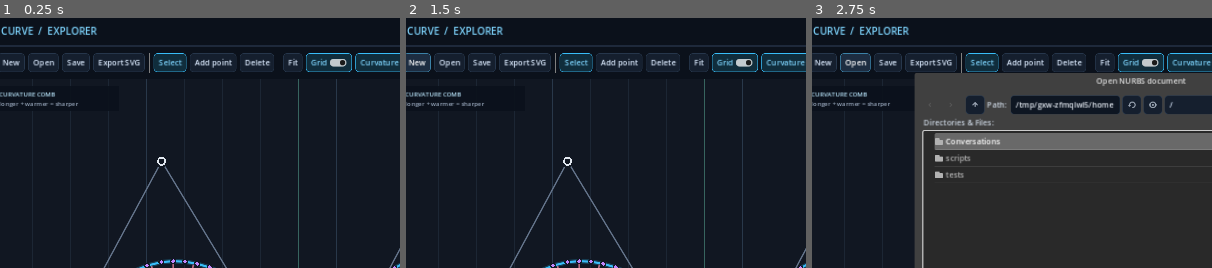
Above: before the commit, frames 1-3 (left to right).
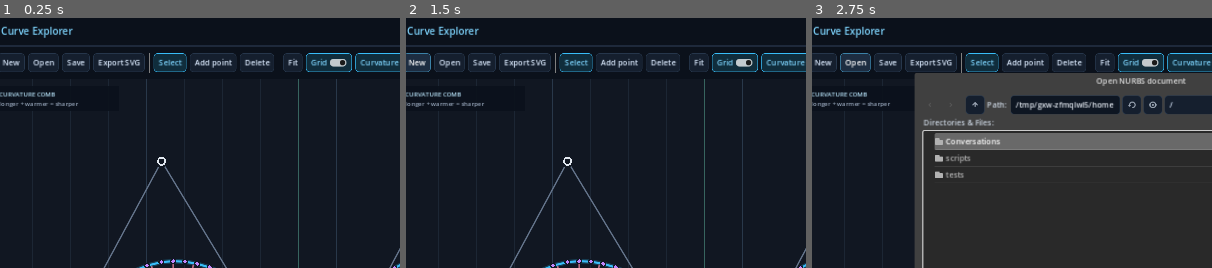
Above: after the commit, the same moments.

Repository: kvu787/CurveModeler
Game: Godot game, scene res://main.tscn
Two runs of this game, one before a commit and one after it. Both use one fixed random seed, a clock stepped at 60 frames per second and the inputs below.
Inputs:
- Up to frame 1 (0.25 s): no input
- Up to frame 2 (1.5 s): click "New" at 0.5 s; click "New" at 1.25 s
- Up to frame 3 (2.75 s): click "Open" at 2 s
The pictures show only the part of the screen within x 2-52%, y 0-50%; the shares and areas given below are measured in that part.

The runs differ from the first frame. In frame 1, 0.6% of the frame differs, in the area x 2-25%, y 3-8%; in frame 2, 0.6%; in frame 3, 0.6%.

Commit message:
Use exact Curve Explorer title-bar name

Diff:
--- a/scripts/main.gd
+++ b/scripts/main.gd
@@ -149,7 +149,8 @@
 	var row := HBoxContainer.new()
 	margin.add_child(row)
 	var brand := Label.new()
-	brand.text = "CURVE  /  EXPLORER"
+	brand.name = "Brand"
+	brand.text = APP_TITLE
 	brand.add_theme_font_size_override("font_size", 18)
 	brand.add_theme_color_override("font_color", Color("7dd3fc"))
 	brand.size_flags_horizontal = Control.SIZE_EXPAND_FILL
--- a/tests/test_app_smoke.gd
+++ b/tests/test_app_smoke.gd
@@ -17,6 +17,8 @@
 	_expect(ProjectSettings.get_setting("application/config/name") == "Curve Explorer", "Godot project metadata must use the Curve Explorer name")
 	_expect(app.APP_TITLE == "Curve Explorer", "Application UI metadata must use the Curve Explorer name")
 	_expect(app.name == "CurveExplorer", "The main scene root must use the Curve Explorer identifier")
+	var brand_label := app.find_child("Brand", true, false) as Label
+	_expect(brand_label != null and brand_label.text == "Curve Explorer", "Visible title-bar branding must read Curve Explorer exactly")
 	_expect(app.curve.is_valid(), "Default document must contain a valid curve")
 	_expect(app.canvas.curve == app.curve, "Canvas must display the active document")
 	_expect(app.canvas.show_curvature, "Curvature visualization must be visible by default")
